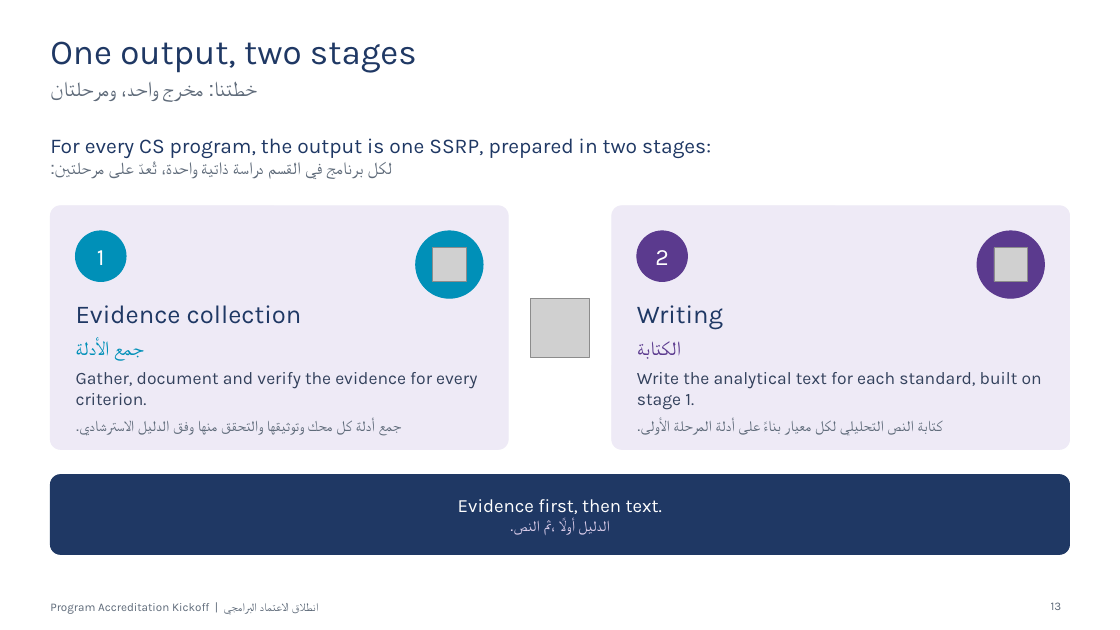
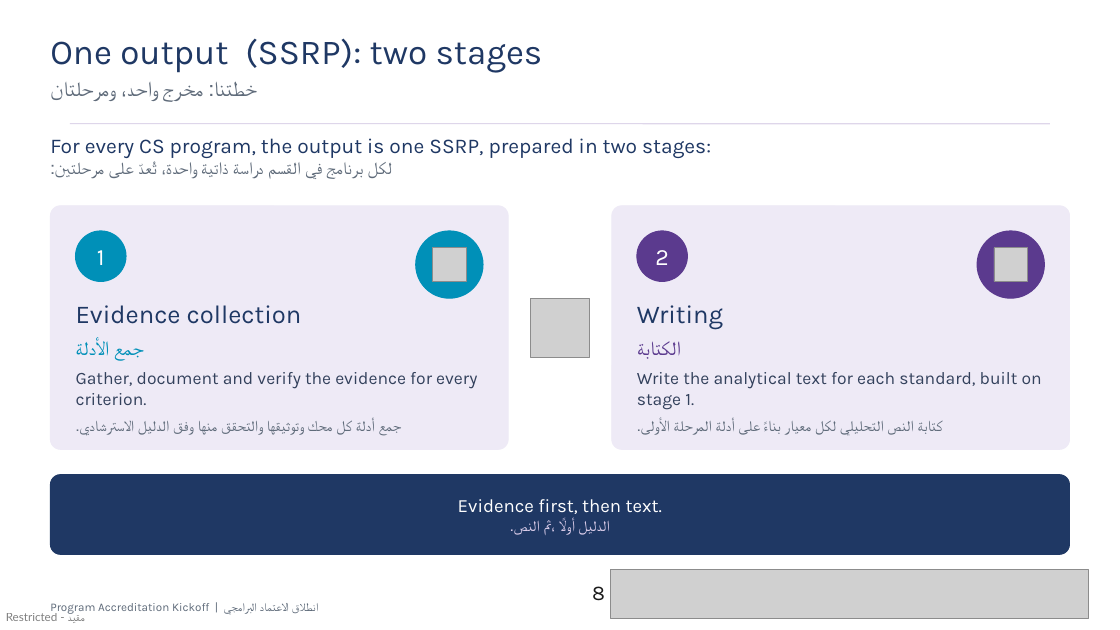
Before and after one commit to Nahlah/Test, a slide deck: slide 8 of عرض_انطلاق_الاعتماد/عرض_انطلاق_الاعتماد_البرامجي.pptx (slide 13 before the commit). Drawn at 1120x630 pixels with LibreOffice and Linux fonts; fonts in the diff are those of the drawing; grey boxes stand for pictures; background and template pictures are left out. Boxes give left, top, right and bottom in pixels: in the first picture for what was removed or moved away, otherwise in the second. Text is boxed around its words. In the diff, an @@ line names an element or a change of style, - is before the commit and + after.

```diff
--- a/عرض_انطلاق_الاعتماد/عرض_انطلاق_الاعتماد_البرامجي.pptx
+++ b/عرض_انطلاق_الاعتماد/عرض_انطلاق_الاعتماد_البرامجي.pptx
@@ title at [50, 38, 543, 73]: text changed @@
-One output, two stages
+One output (SSRP): two stages
@@ line added from (70, 124) to (1050, 124), #DED6EA 1 pt @@
@@ page number added at [592, 586, 605, 601], 18 pt, text #1B1B1B @@
+8
@@ picture added at [610, 570, 1088, 618] @@
@@ text added at [6, 612, 85, 623], 10 pt, text #000000 at 50% opacity @@
+Restricted - مقيد
@@ page number at [1051, 602, 1062, 610]: text changed @@
-13
+8
```
Also in this commit, not shown: 19 other slides changed, 2 slides added, 3 slides removed, 1 other file.
